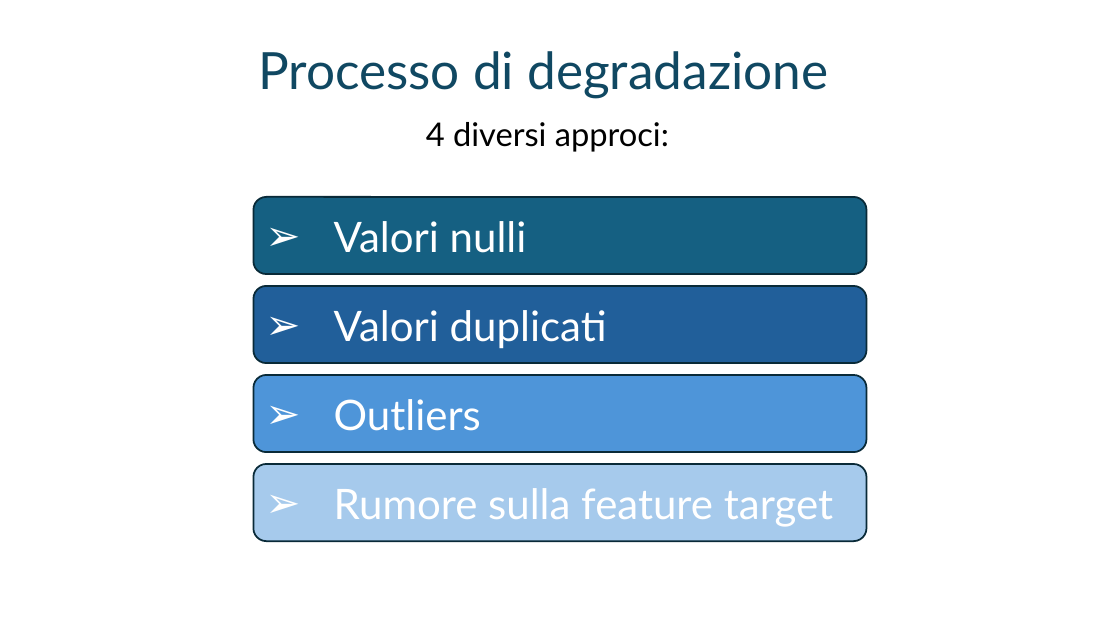
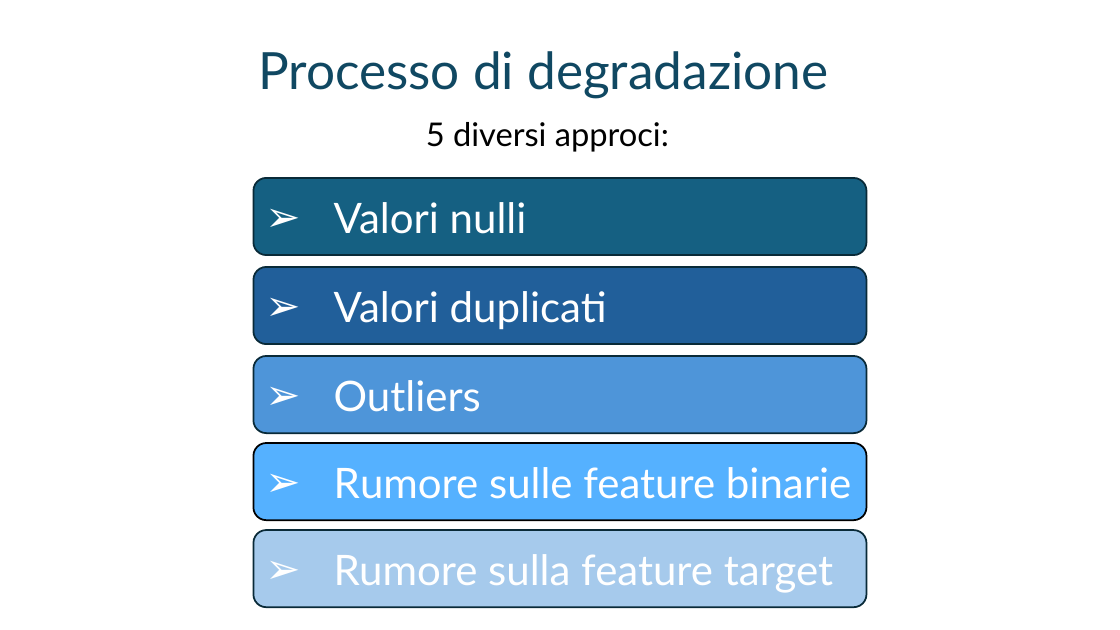
Before and after one commit to andreaspagnolo/architetture_dati, a slide deck: slide 2 of dirty_dataset_presentation.pptx. Drawn at 1120x630 pixels with LibreOffice and Linux fonts; fonts in the diff are those of the drawing. Boxes give left, top, right and bottom in pixels: in the first picture for what was removed or moved away, otherwise in the second. Text is boxed around its words. In the diff, an @@ line names an element or a change of style, - is before the commit and + after.

```diff
--- a/dirty_dataset_presentation.pptx
+++ b/dirty_dataset_presentation.pptx
@@ text at (426, 122, 669, 152): text changed @@
-4 diversi approci:
+5 diversi approci:
@@ 3 rounded rectangles: place and size @@
-3 rounded rectangles at (254, 197, 867, 452)
+3 rounded rectangles at (254, 178, 867, 434)
@@ rounded rectangle added at (254, 443, 867, 520), fill #55B1FF, outline #000000 1.5 pt, 36 pt, text #FFFFFF @@
+➢ Rumore sulle feature binarie
@@ rounded rectangle "Rumore sulla feature target": place and size @@
-rounded rectangle "Rumore sulla feature target" at (254, 464, 867, 541)
+rounded rectangle "Rumore sulla feature target" at (254, 530, 867, 607)
```
Also in this commit, not shown: 5 other slides changed, 7 slides added, 1 slide removed, 2 other files.
